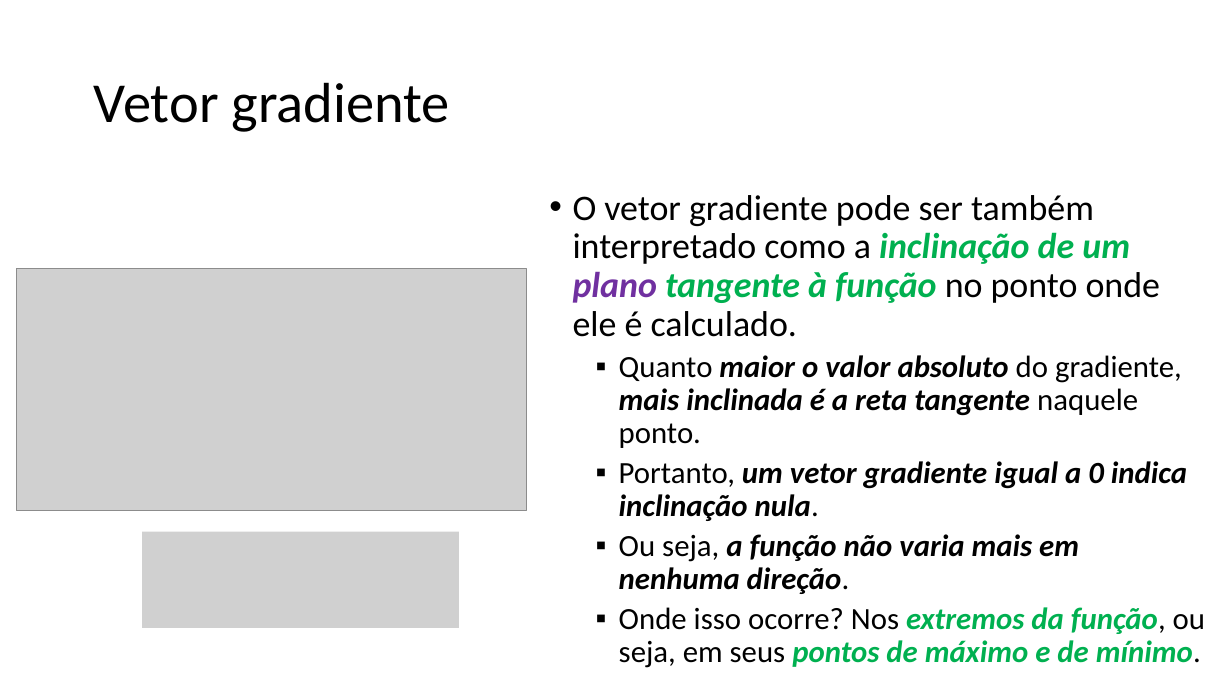
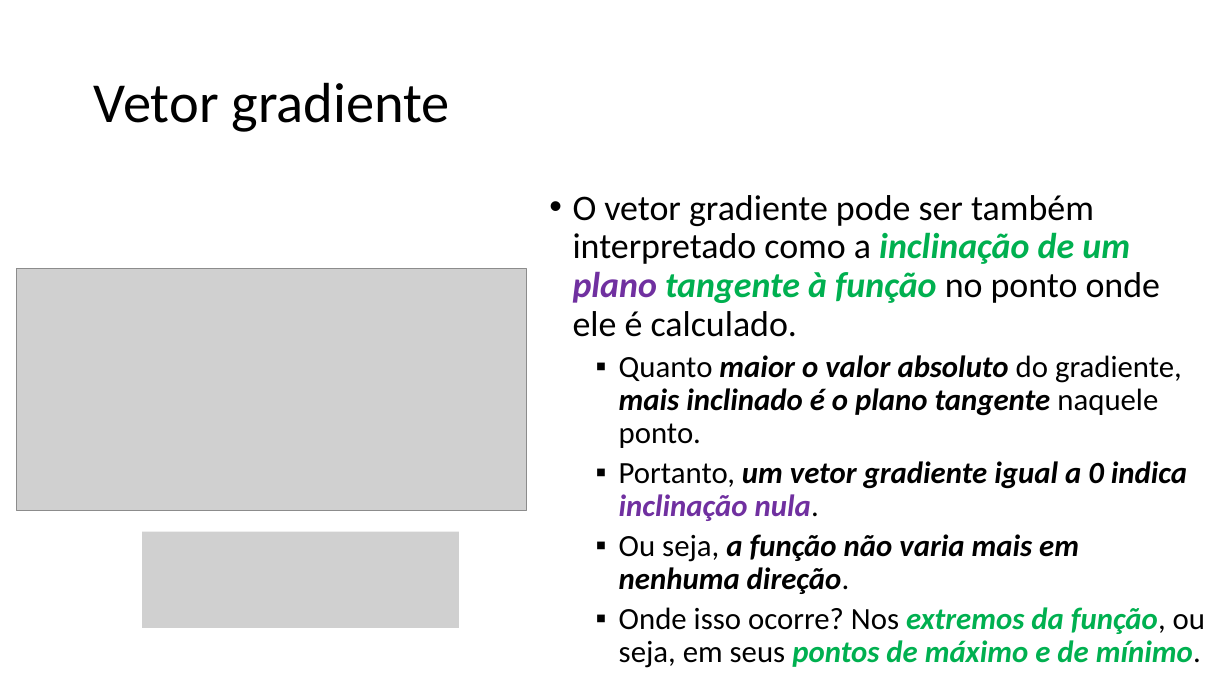
Before and after one commit to zz4fap/t319_aprendizado_de_maquina, a slide deck: slide 5 of slides/T319_Regressão_Linear (Parte II).pptx. Drawn at 1232x693 pixels with LibreOffice and Linux fonts; fonts in the diff are those of the drawing; grey boxes stand for pictures. Boxes give left, top, right and bottom in pixels: in the first picture for what was removed or moved away, otherwise in the second. Text is boxed around its words. In the diff, an @@ line names an element or a change of style, - is before the commit and + after.

```diff
--- a/slides/T319_Regressão_Linear (Parte II).pptx
+++ b/slides/T319_Regressão_Linear (Parte II).pptx
@@ text at bbox=[619, 355, 1182, 448]: text changed @@
-  ▪ Quanto maior o valor absoluto do gradiente, mais inclinada é a reta tangente naquele ponto.
+  ▪ Quanto maior o valor absoluto do gradiente, mais inclinado é o plano tangente naquele ponto.
@@ text at bbox=[619, 461, 1187, 521]: text colour #000000 to #7030A0 in "inclinação nula." @@
```
Also in this commit, not shown: 3 other slides changed.
